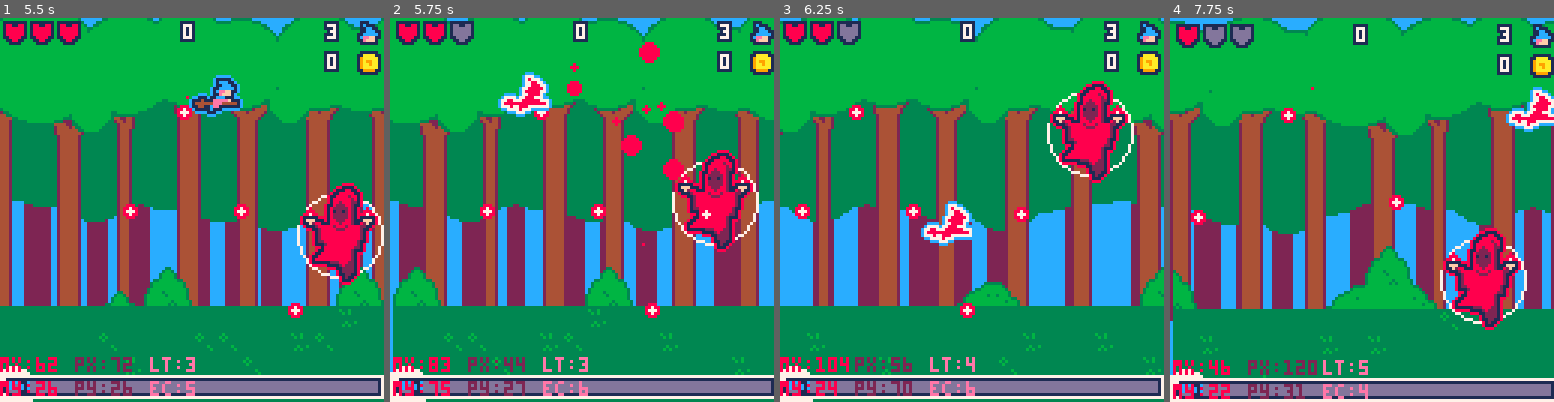
Above: before the commit, frames 1-4 (left to right).
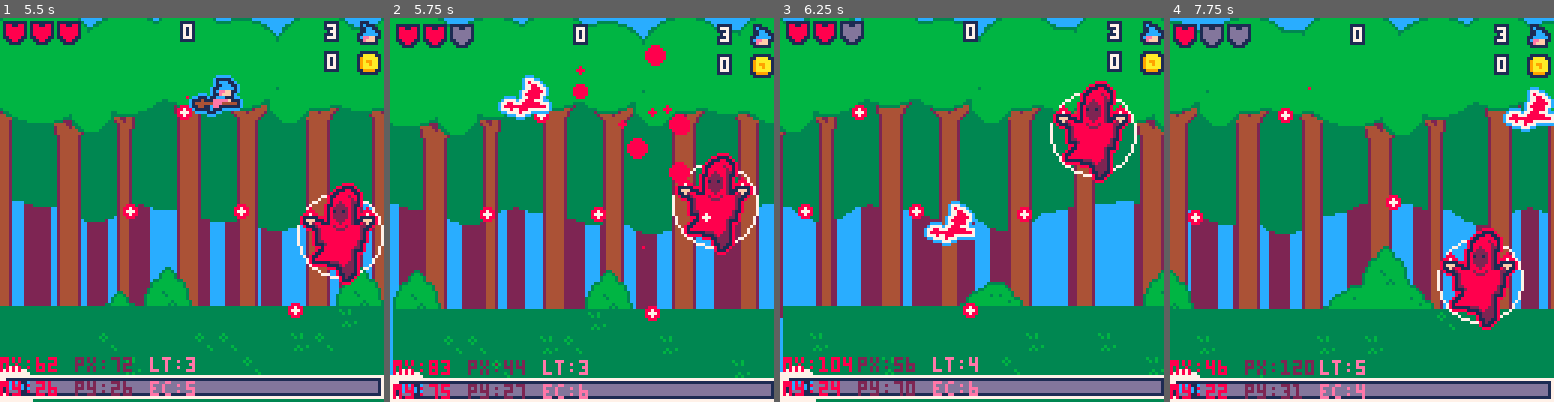
Above: after the commit, the same moments.

Repository: roseblack02/pico8-witch_blaster
Game: PICO-8 cartridge witch_blaster.p8
Two runs of this game, one before a commit and one after it. Both use one fixed random seed, a clock stepped at 60 frames per second and the inputs below.
Inputs (mouse positions are in pixels of both pictures, inside the frame that each line leads up to):
- Up to frame 1 (5.5 s): tap X (X key) at 0.33, 1.07, 1.85, 2.97, 4.08, 5.2 s; click (280, 121) at 0.67 s; tap O (Z key) at 0.7, 1.7, 2.1, 2.5, 2.9, 3.3, 3.7, 4.1, 4.5, 4.9, 5.3 s; click (46, 267) at 1.22 s; hold Right 1.6-2.1 s; click (107, 114) at 1.77 s; hold Up 2.15-2.42 s; click (172, 259) at 2.32 s; hold Right 2.47-3.03 s; click (234, 106) at 2.87 s; hold Left 3.08-3.58 s; click (295, 256) at 3.42 s; hold Down 3.63-3.97 s; click (61, 102) at 3.97 s; hold Right 4.02-4.68 s; click (122, 248) at 4.52 s; hold Up 4.73-5.03 s; click (184, 94) at 5.07 s; hold Left from 5.08 s (still down)
- Up to frame 2 (5.75 s): click (639, 244) at 5.62 s; release Left at 5.68 s; tap O (Z key) at 5.7 s; hold Down from 5.73 s (still down)
- Up to frame 3 (6.25 s): release Down at 6.03 s; hold Right from 6.08 s (still down); tap O (Z key) at 6.1 s; click (1091, 90) at 6.17 s
- Up to frame 4 (7.75 s): tap X (X key) at 6.32, 7.43 s; tap O (Z key) every 0.4 s from 6.5 to 7.7 s; release Right at 6.58 s; hold Right 6.63-7.13 s; click (1246, 236) at 6.72 s; hold Up 7.18-7.45 s; click (1308, 83) at 7.27 s; hold Right from 7.5 s (still down)

Frame 1 is identical in both runs. In frame 2, 15% of the frame differs, in the area x 0-100%, y 0-100%; in frame 3, 17%; in frame 4, 18%.

Commit message:
player hitbox size increased

Diff:
--- a/witch_blaster.p8
+++ b/witch_blaster.p8
@@ -75,7 +75,7 @@
 	player={
 		x=25,
 		y=64,
-		width=6,
+		width=8,
 		velocity_x=0,
 		velocity_y=0,
 		hp=3,
